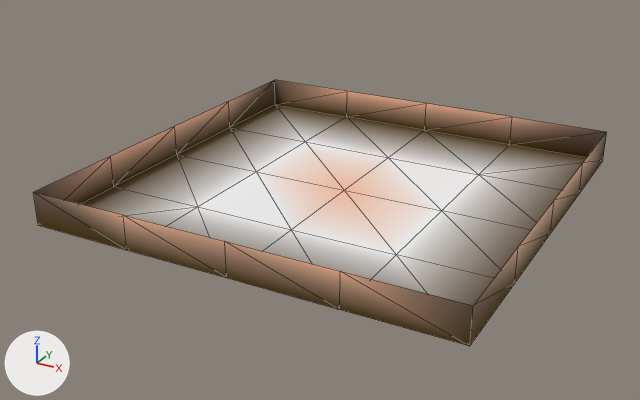
One commit to the glTF model assets/vault.glb: the scene before it, then after it.
Rendered twice from a camera (50 mm lens) standing at (14.3, -28.0, 13.4) and looking at (-0.5, -1.0, -0.1). Arrows for +X, +Y and +Z are at lower left; the lights stay in place. Mesh edges are drawn as thin lines. Where no turn or scale is listed for an object, it has been applied to the vertices.
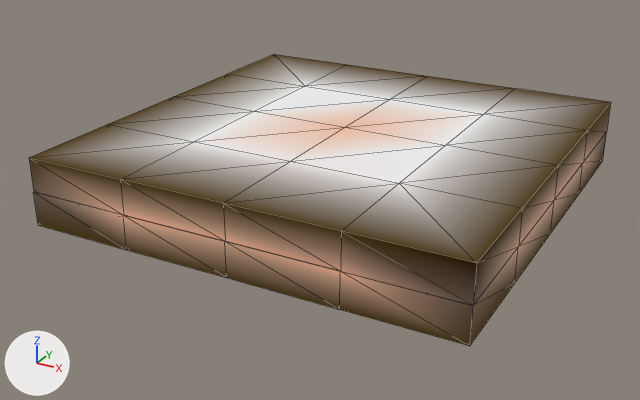
Boxes (x1, y1, x2, y2) around the edits, measured in the pictures (640 x 400 px):
'Plane.001', added: after (29, 54, 611, 305)
    faces in mat_f3dlite_material_001: (29, 54, 611, 263)
    faces in mat_border_001: (29, 103, 611, 305)
'Plane', unchanged, covered by the edit: before (33, 80, 607, 346); after (33, 132, 607, 346)

Edits to the bpy script that builds the scene:
```text
Add mat_f3dlite_material_001:
    mat_f3dlite_material_001 = bpy.data.materials.new('f3dlite_material.001')
    mat_f3dlite_material_001.use_nodes = True; mat_f3dlite_material_001.node_tree.nodes.clear()
    _N = mat_f3dlite_material_001.node_tree.nodes; _L = mat_f3dlite_material_001.node_tree.links
    n0 = _N.new('ShaderNodeBsdfPrincipled'); n0.name = 'Principled BSDF'
    n0.inputs[1].default_value = 1.0  # 'Metallic'
    n0.inputs[2].default_value = 1.0  # 'Roughness'
    n1 = _N.new('ShaderNodeOutputMaterial'); n1.name = 'Material Output'
    n2 = _N.new('ShaderNodeVertexColor'); n2.name = 'Color Attribute'
    _L.new(n0.outputs[0], n1.inputs[0])  # 'BSDF' to 'Surface'
    _L.new(n2.outputs[0], n0.inputs[0])  # 'Color' to 'Base Color'
Add mat_border_001:
    mat_border_001 = bpy.data.materials.new('border.001')
    mat_border_001.use_nodes = True; mat_border_001.node_tree.nodes.clear()
    _N = mat_border_001.node_tree.nodes; _L = mat_border_001.node_tree.links
    n0 = _N.new('ShaderNodeBsdfPrincipled'); n0.name = 'Principled BSDF'
    n0.inputs[1].default_value = 1.0  # 'Metallic'
    n0.inputs[2].default_value = 1.0  # 'Roughness'
    n1 = _N.new('ShaderNodeOutputMaterial'); n1.name = 'Material Output'
    n2 = _N.new('ShaderNodeVertexColor'); n2.name = 'Color Attribute'
    _L.new(n0.outputs[0], n1.inputs[0])  # 'BSDF' to 'Surface'
    _L.new(n2.outputs[0], n0.inputs[0])  # 'Color' to 'Base Color'
Add me_plane_001:
    me_plane_001.from_pydata(...)  # 41 vertices, 64 faces; spans x -8.0..8.0, y -8.0..8.0, z -1.3..0.0
    # faces by material slot: [32, 32]
    me_plane_001.materials.append(mat_f3dlite_material_001)
    me_plane_001.materials.append(mat_border_001)
Add ob_plane_001:
    ob_plane_001 = bpy.data.objects.new('Plane.001', me_plane_001)
    ob_plane_001.location = (0.0, 0.02, 2.54)
```
